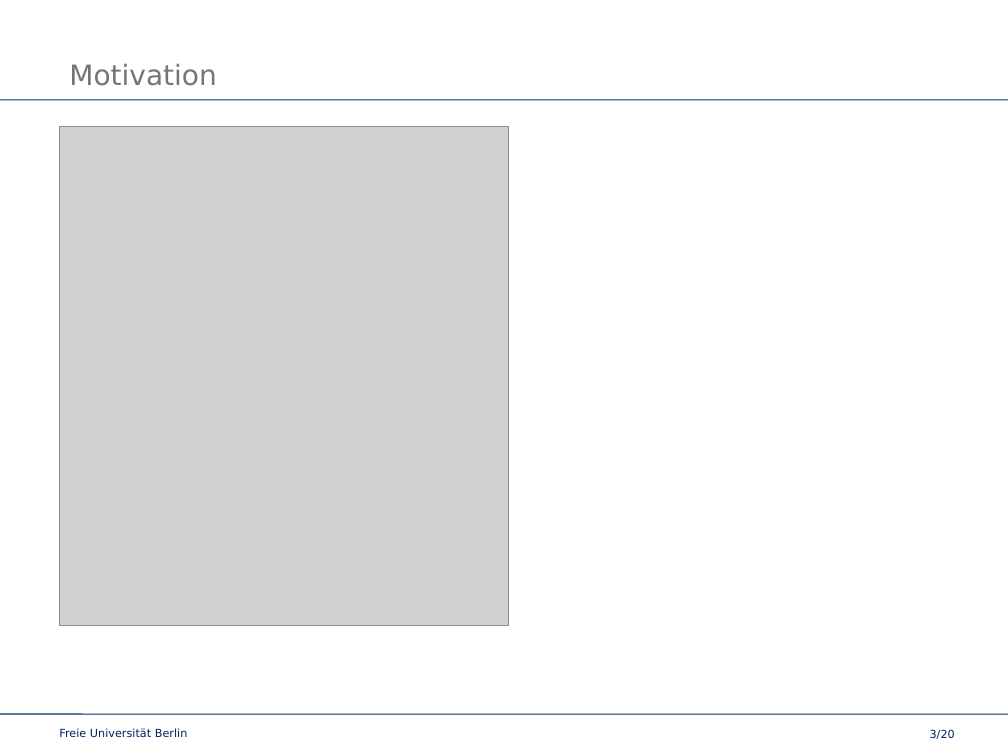
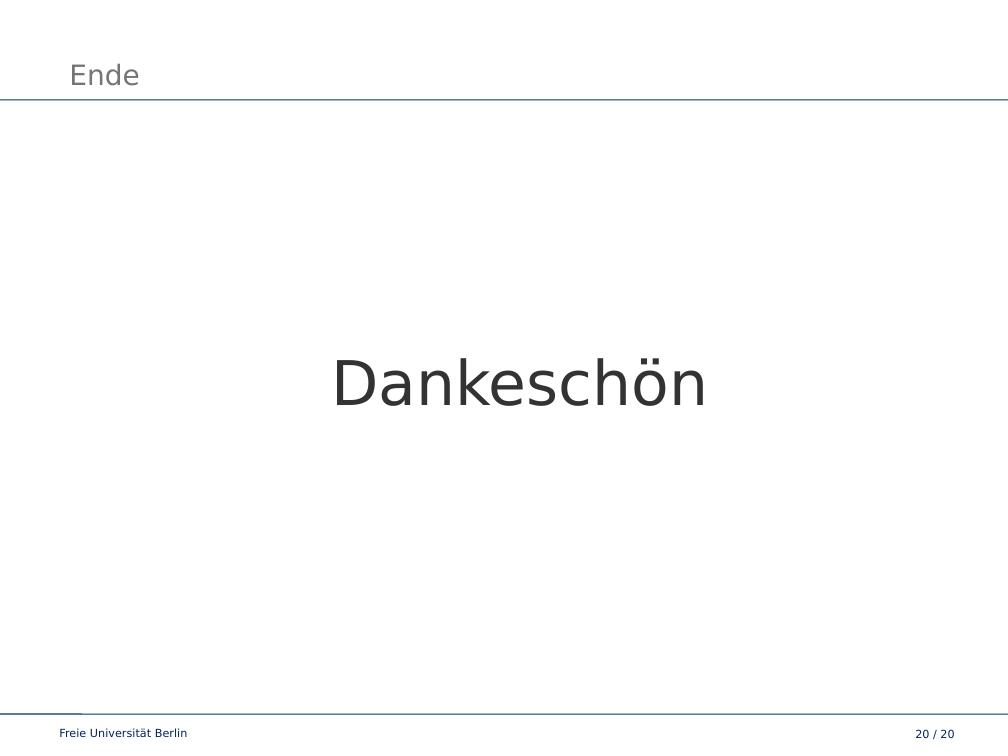
Before and after one commit to slomo/whyTheInternetSucks, a slide deck: slide 20 of talk/presentation.odp (slide 3 before the commit). Drawn at 1008x756 pixels with LibreOffice and Linux fonts; fonts in the diff are those of the drawing; grey boxes stand for pictures; background and template pictures are left out. Boxes give left, top, right and bottom in pixels: in the first picture for what was removed or moved away, otherwise in the second. Text is boxed around its words. In the diff, an @@ line names an element or a change of style, - is before the commit and + after.

```diff
--- a/talk/presentation.odp
+++ b/talk/presentation.odp
@@ title at box(69, 63, 139, 86): text changed @@
-Motivation
+Ende
@@ picture removed at box(59, 127, 509, 626) @@
@@ subtitle added at box(331, 358, 708, 406), 44 pt, text #333333 @@
+Dankeschön
@@ page number at box(915, 729, 954, 738): text changed @@
-3/20
+20 / 20
```
Also in this commit, not shown: 12 other slides changed, 5 slides added, 3 slides removed.
